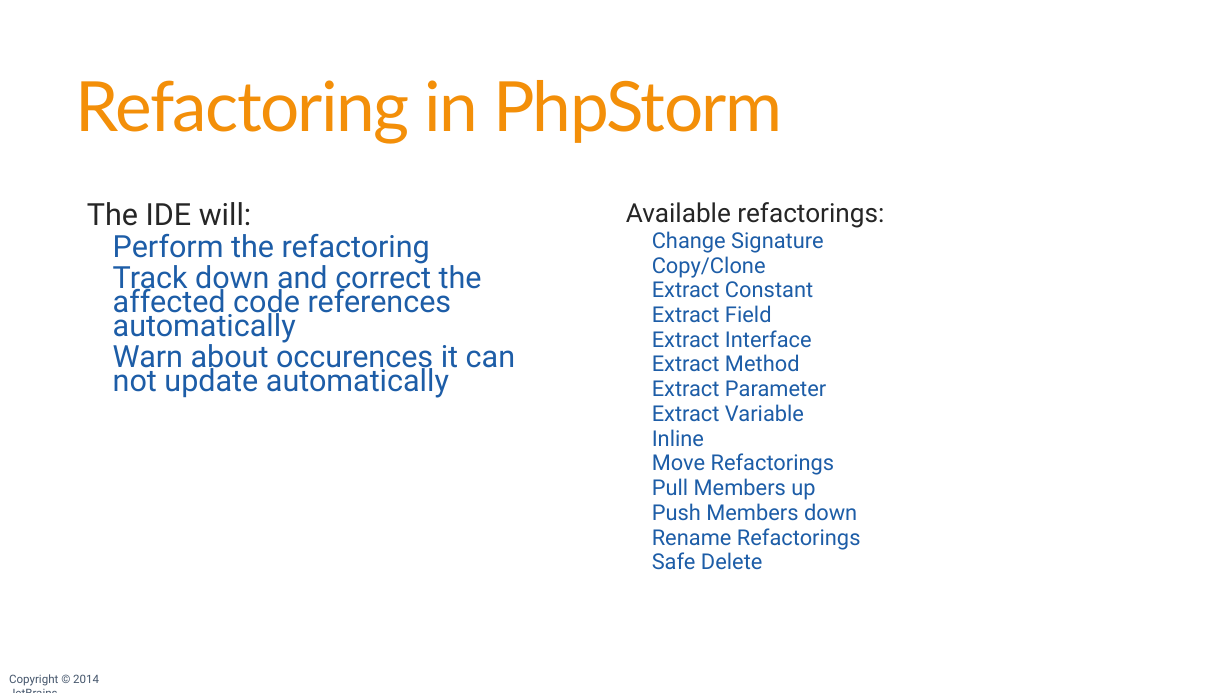
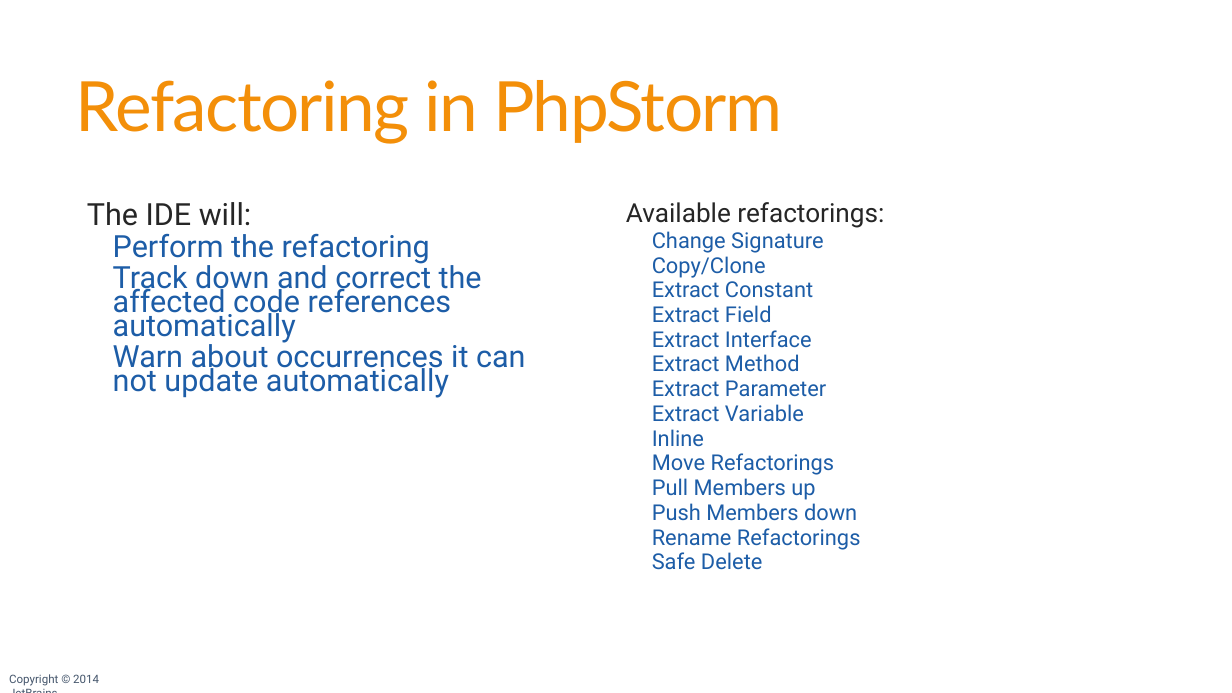
Before and after one commit to JetBrains/phpstorm-workshop, a slide deck: slide 59 of PhpStorm Workshop.pptx (slide 58 before the commit). Drawn at 1232x693 pixels with LibreOffice and Linux fonts; fonts in the diff are those of the drawing; background and template pictures are left out. Boxes give left, top, right and bottom in pixels: in the first picture for what was removed or moved away, otherwise in the second. Text is boxed around its words. In the diff, an @@ line names an element or a change of style, - is before the commit and + after.

```diff
--- a/PhpStorm Workshop.pptx
+++ b/PhpStorm Workshop.pptx
@@ text at (x1=113, y1=340, x2=525, y2=398): text changed @@
-    Warn about occurences it can not update automatically
+    Warn about occurrences it can not update automatically
```
Also in this commit, not shown: 14 other slides changed, 5 slides added, 2 slides removed, 1 other file.
